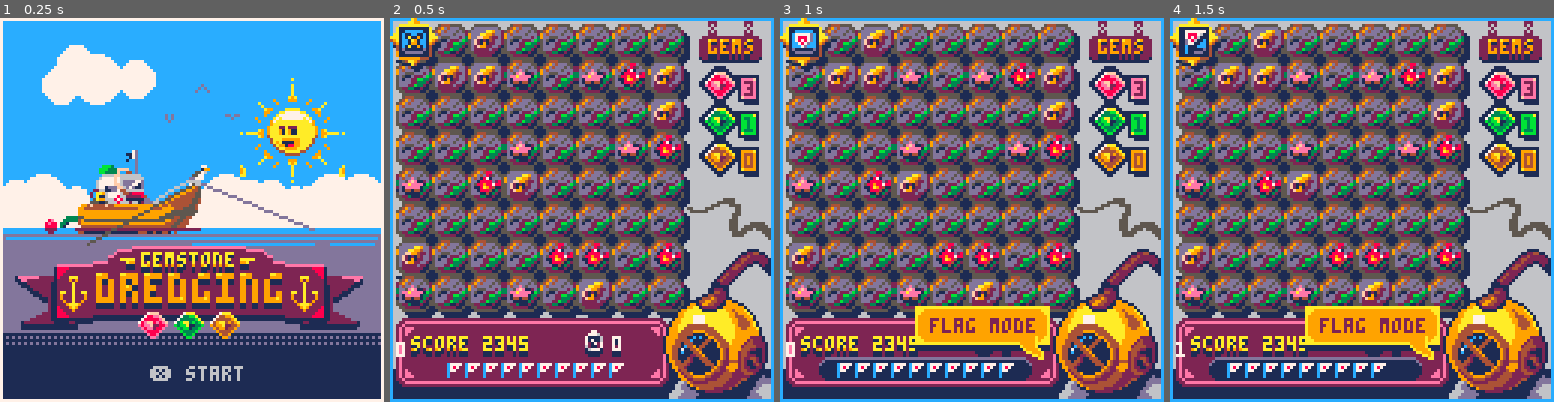
Above: before the commit, frames 1-4 (left to right).
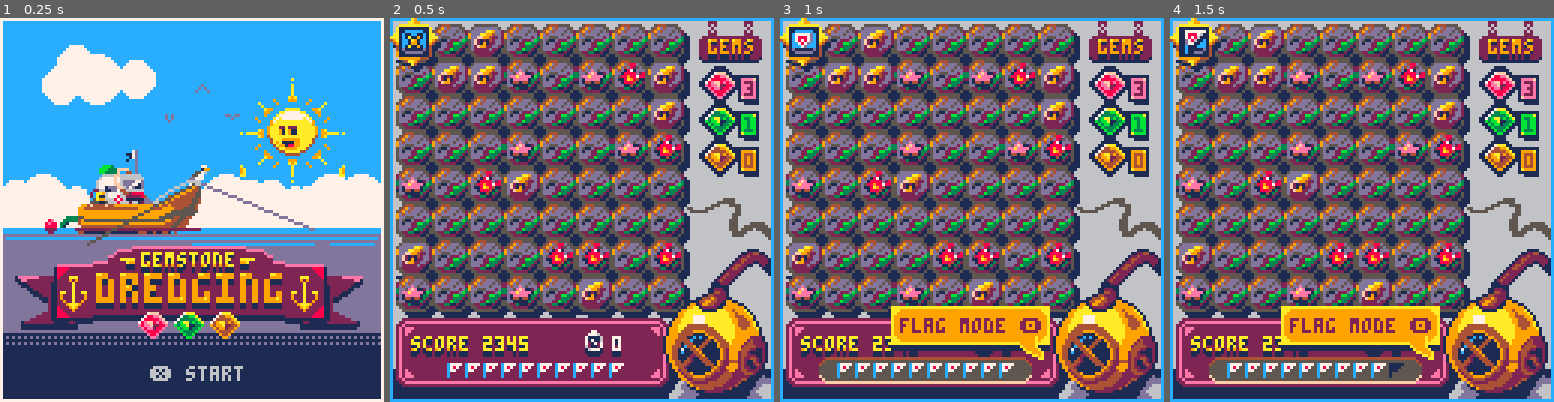
Above: after the commit, the same moments.

Repository: TheSailor1/PICO-8
Game: PICO-8 cartridge gem/gem.p8
Two runs of this game, one before a commit and one after it. Both use one fixed random seed, a clock stepped at 60 frames per second and the inputs below.
Inputs:
- Up to frame 1 (0.25 s): no input
- Up to frame 2 (0.5 s): tap X (X key) at 0.33 s
- Up to frame 3 (1 s): tap O (Z key) at 0.7 s
- Up to frame 4 (1.5 s): tap X (X key) at 1.07 s

Frame 1 is identical in both runs. In frame 2, less than 0.1% of the frame differs, in the area x 1-4%, y 84-89%; in frame 3, 4.3%, in the area x 1-68%, y 75-96%; in frame 4, 4.2%.

Commit message:
Improved popup message from diver

Diff:
--- a/gem/gem.p8
+++ b/gem/gem.p8
@@ -332,18 +332,23 @@
 
 	--flags
 	if curt=="flag" then
-		circfill(16,116,3,13)
-		circfill(16,117,3,1)
-
-		circfill(80,116,3,13)
-		circfill(80,117,3,1)
-
-		rectfill(16,113,80,120,13)
-		rectfill(16,114,80,120,1)
-
-		orrect(48,98,38,8,10,9)
-		sspr(71,39,8,8,80,106)
-		print("flag mode",50,100,2)
+		circfill(16,116,3,4)
+		circfill(16,118,3,15)
+		circfill(16,117,3,5)
+
+		circfill(80,116,3,4)
+		circfill(80,118,3,15)
+		circfill(80,117,3,5)
+
+		line(16,113,80,113,4)
+		line(16,121,80,121,15)
+		rectfill(16,114,80,120,5)
+
+--			orrect(48,98,38,8,10,9)
+
+		drw_popup(
+			"flag mode 🅾️",
+			40,98,8,10,9)
 	end
 
 	local f
@@ -386,7 +391,8 @@
 	for t=1,#tiles do
 			if (curx*size==tiles[t].id_x
 			and cury*size==tiles[t].id_y
-			and not tiles[t].revealed) then
+			and not tiles[t].revealed
+			and not tiles[t].flag) then
 				tiles[t].revealed=true
 				checkaround(t)
 			end
@@ -430,7 +436,6 @@
 	for f=1,#flags do
 		sspr(36,12,9,10,flags[f].x+4,flags[f].y+3)
 	end--for
-	debug[1]=#flags
 end--drw_flags()
 
 function checkaround(_t)
@@ -694,6 +699,14 @@
 
 	line(_x-3,_y+_h+3,_x+_w+3,_y+_h+3,1)
 	line(_x-3,_y+_h+4,_x+_w+3,_y+_h+4,1)
+end
+
+function drw_popup(_t,_x,_y,_h,_c1,_c2)
+	_w=#_t*4+2
+	orrect(_x,_y,_w,_h,_c1,_c2)
+--	orrect(48,98,38,8,10,9)
+	sspr(71,39,8,8,_x+_w-6,_y+_h)
+	print(_t,_x,_y+2,2)
 end
 __gfx__
 00544455550000544455550000544455550000555555550000511111150000770000022200000000022200000000111100000000011110000000001111000000
